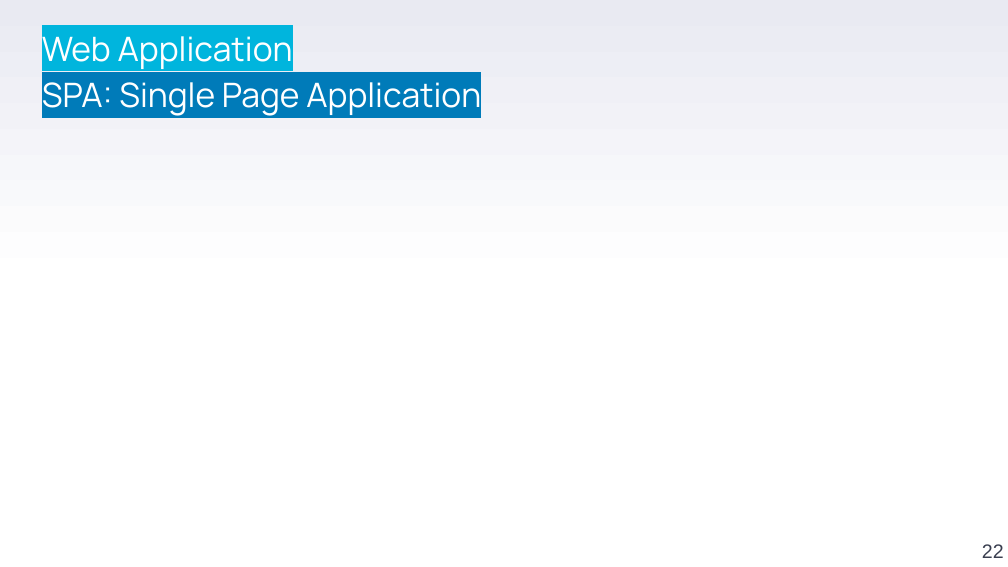
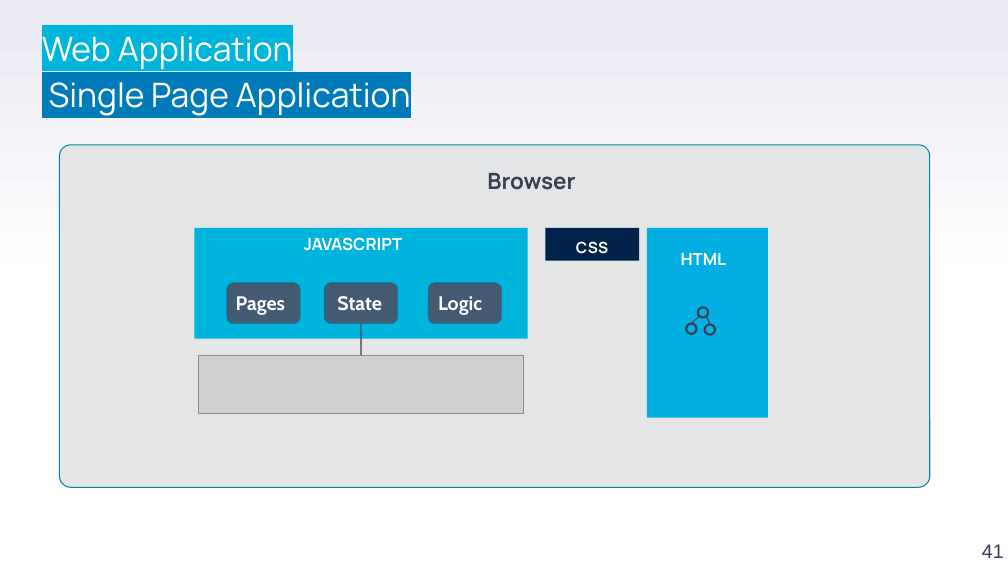
Before and after one commit to stefanofiorenza/KNITS, a slide deck: slide 41 of Programs/Trainings/01-FE/BasicJS/KNITS-Javascript.pptx (slide 22 before the commit). Drawn at 1008x567 pixels with LibreOffice and Linux fonts; fonts in the diff are those of the drawing; grey boxes stand for pictures; background and template pictures are left out. Boxes give left, top, right and bottom in pixels: in the first picture for what was removed or moved away, otherwise in the second. Text is boxed around its words. In the diff, an @@ line names an element or a change of style, - is before the commit and + after.

```diff
--- a/Programs/Trainings/01-FE/BasicJS/KNITS-Javascript.pptx
+++ b/Programs/Trainings/01-FE/BasicJS/KNITS-Javascript.pptx
@@ text at (49, 82, 411, 116): text changed @@
-SPA: Single Page Application
+Single Page Application
@@ rounded rectangle added at (59, 145, 929, 488), fill #E3E5E7, outline #0086A3 0.75 pt @@
@@ text added at (487, 173, 575, 190), 16 pt, text #3A3F50, bold @@
+  Browser
@@ group added at (195, 228, 528, 339): 4 texts, 3 rounded rectangles, 1 rectangle @@
+State
+Logic
+Pages
+JAVASCRIPT
@@ rectangle added at (545, 228, 639, 261), fill #01224B @@
@@ rectangle added at (647, 228, 768, 417), fill #01AFE2 @@
@@ text added at (576, 241, 608, 254), 11 pt, text #FFFFFF, bold @@
+CSS
@@ text added at (681, 253, 727, 265), 12 pt, text #FFFFFF, bold @@
+HTML
@@ line added from (361, 324) to (361, 355), #3A3F50 0.75 pt @@
@@ ellipse added at (686, 324, 697, 334), outline #3A3F50 1.5 pt @@
@@ line added from (700, 317) to (691, 324), #3A3F50 0.75 pt @@
@@ ellipse added at (698, 307, 708, 318), outline #3A3F50 1.5 pt @@
@@ ellipse added at (705, 325, 715, 335), outline #3A3F50 1.5 pt @@
@@ line added from (707, 317) to (710, 325), #3A3F50 0.75 pt @@
@@ picture added at (199, 355, 523, 413) @@
@@ page number at (982, 544, 1004, 558): text changed @@
-22
+41
```
Also in this commit, not shown: 7 other slides changed, 30 slides added, 8 slides removed, 2 other files.
